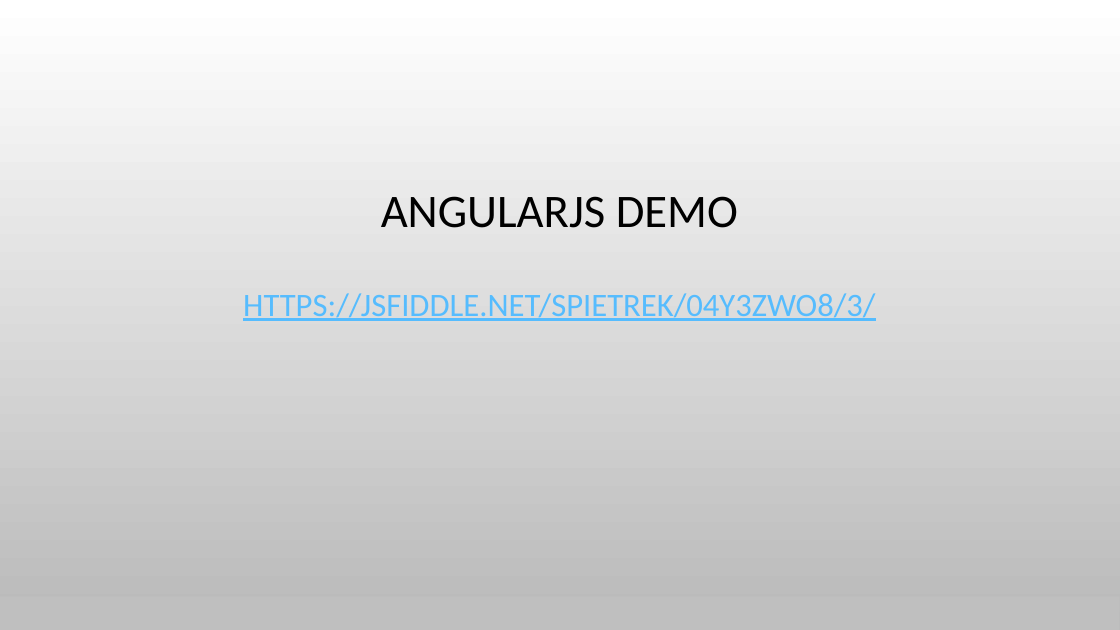
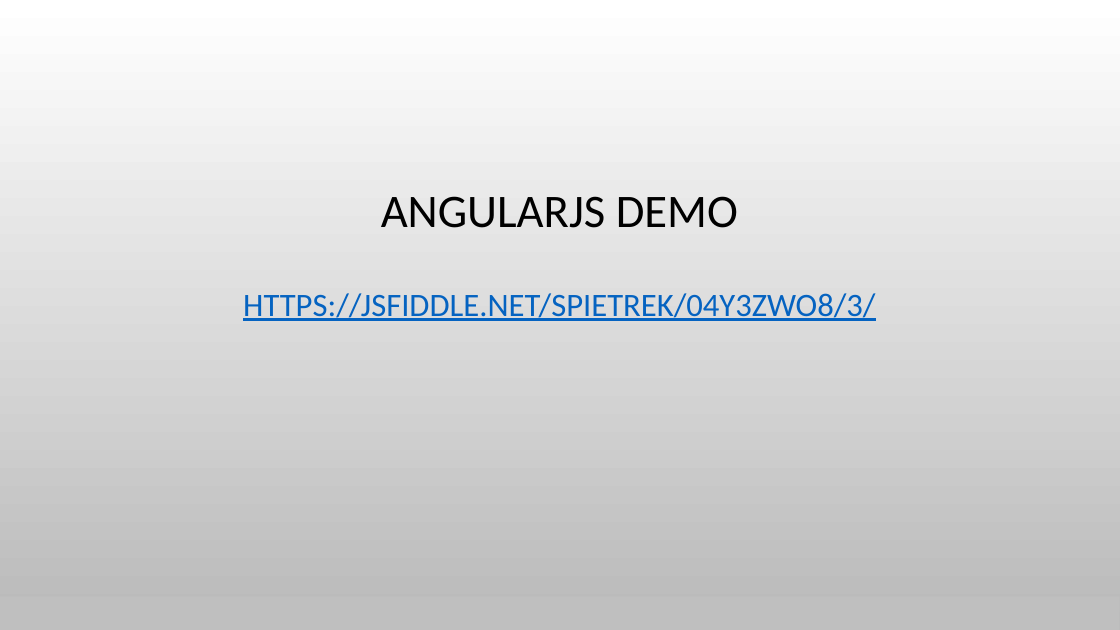
Before and after one commit to spietrek/spsnyc2015, a slide deck: slide 13 of Building SPAs in SharePoint Using AngularJS.pptx. Drawn at 1120x630 pixels with LibreOffice and Linux fonts; fonts in the diff are those of the drawing; background and template pictures are left out. Boxes give left, top, right and bottom in pixels: in the first picture for what was removed or moved away, otherwise in the second. Text is boxed around its words. In the diff, an @@ line names an element or a change of style, - is before the commit and + after.

Commit message:
Update theme

```diff
--- a/Building SPAs in SharePoint Using AngularJS.pptx
+++ b/Building SPAs in SharePoint Using AngularJS.pptx
@@ title "ANGULARJS DEMO HTTPS://JSFIDDLE.NET/SPIETREK/04Y3ZWO8/3/" at box(243, 196, 875, 321): text colour #56BCFE to #0563C1 in "HTTPS://JSFIDDLE.NET/SPIETREK/04Y3ZWO8/3/" @@
```
Also in this commit, not shown: 11 other slides changed.
